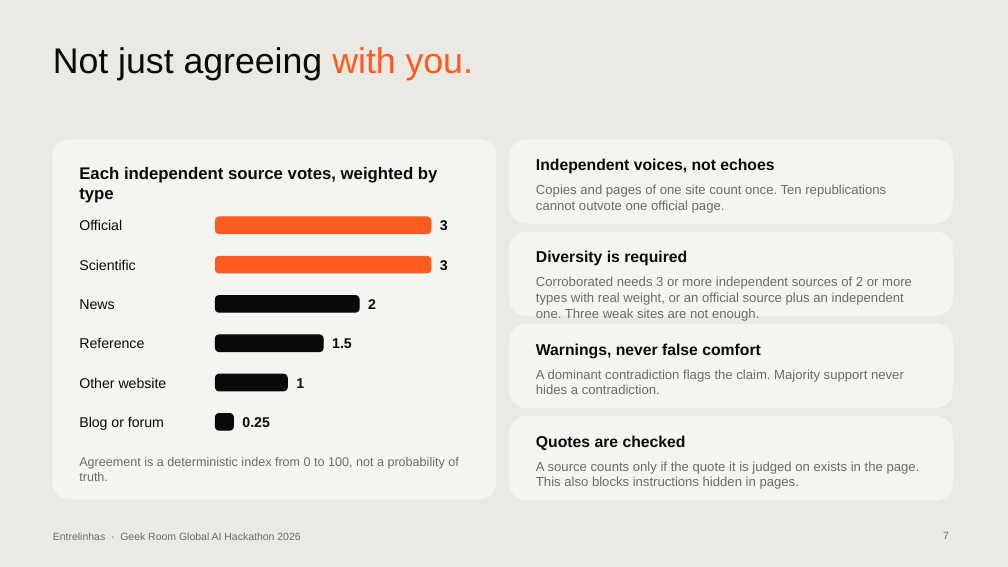
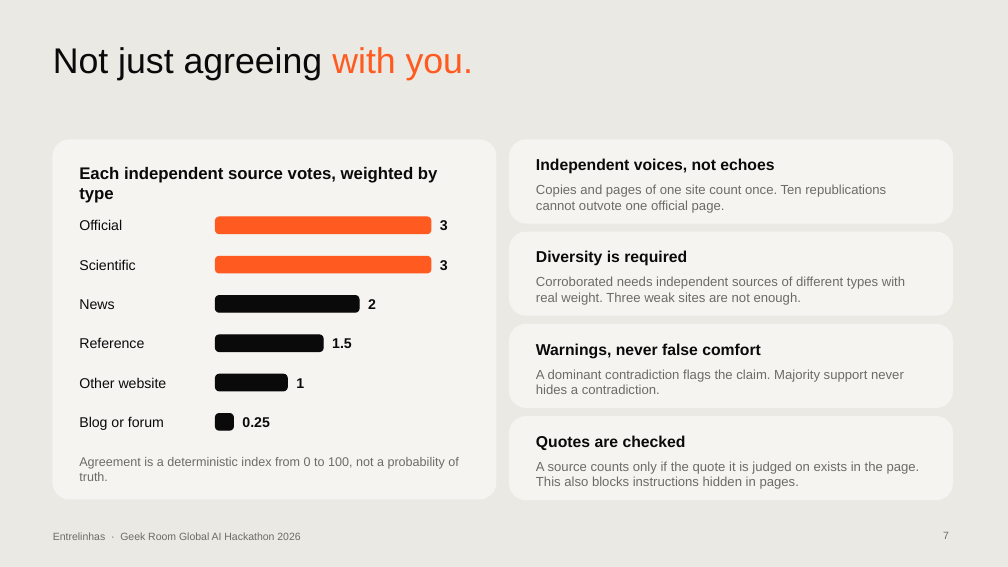
Before and after one commit to contatoalicecandido-lab/entrelinhas, a slide deck: slide 7 of submission/Entrelinhas_Pitch_Deck.pptx. Drawn at 1008x567 pixels with LibreOffice and Linux fonts; fonts in the diff are those of the drawing. Boxes give left, top, right and bottom in pixels: in the first picture for what was removed or moved away, otherwise in the second. Text is boxed around its words. In the diff, an @@ line names an element or a change of style, - is before the commit and + after.

```diff
--- a/submission/Entrelinhas_Pitch_Deck.pptx
+++ b/submission/Entrelinhas_Pitch_Deck.pptx
@@ text at (536,276,905,305): text changed @@
-Corroborated needs 3 or more independent sources of 2 or more types with real weight, or an official source plus an independent one. Three weak sites are not enough.
+Corroborated needs independent sources of different types with real weight. Three weak sites are not enough.
```
Also in this commit, not shown: 2 other slides changed, 23 other files.
